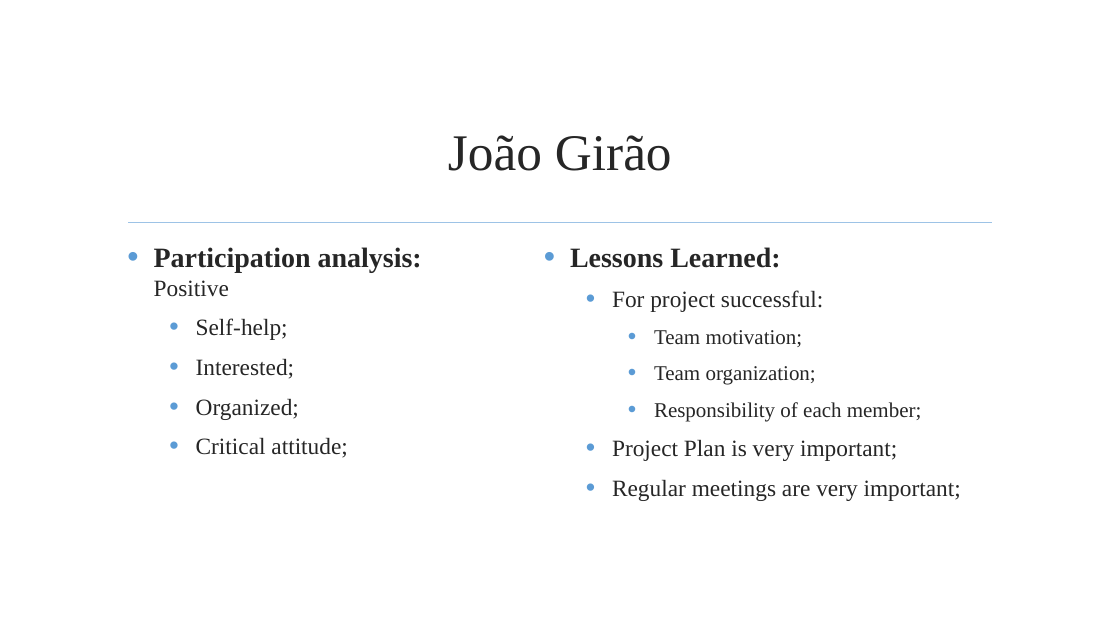
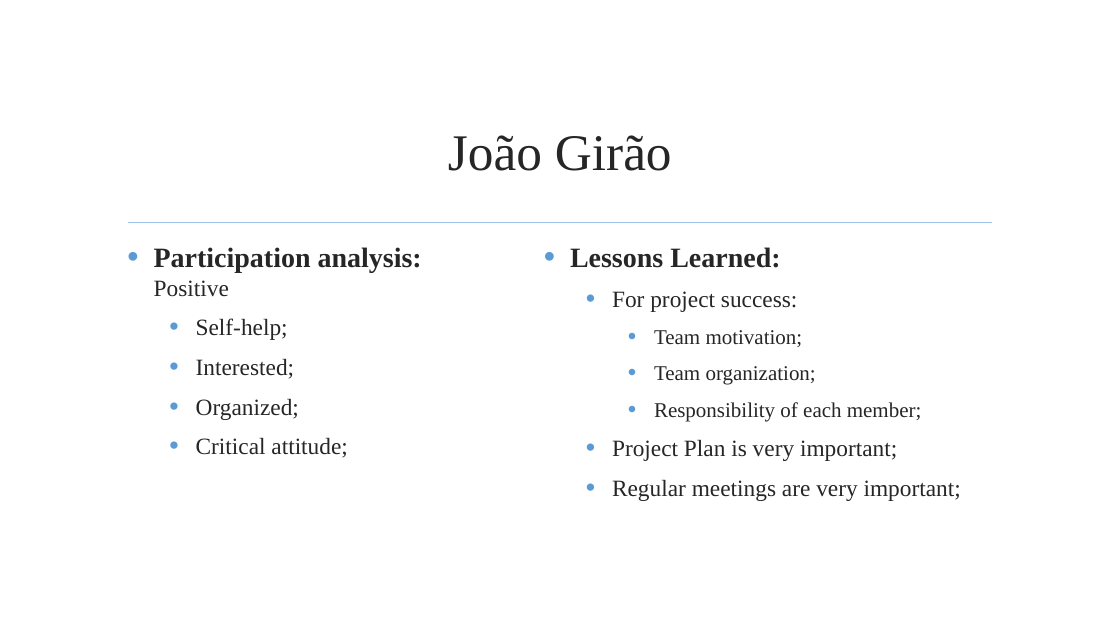
Before and after one commit to jmgirao/projetosoftware1213, a slide deck: slide 63 of Final Presentation/Presentation.pptx. Drawn at 1120x630 pixels with LibreOffice and Linux fonts; fonts in the diff are those of the drawing; background and template pictures are left out. Boxes give left, top, right and bottom in pixels: in the first picture for what was removed or moved away, otherwise in the second. Text is boxed around its words. In the diff, an @@ line names an element or a change of style, - is before the commit and + after.

```diff
--- a/Final Presentation/Presentation.pptx
+++ b/Final Presentation/Presentation.pptx
@@ text at (612,291,797,312): text changed @@
-  • For project successful:
+  • For project success:
```
Also in this commit, not shown: 14 other slides changed.
